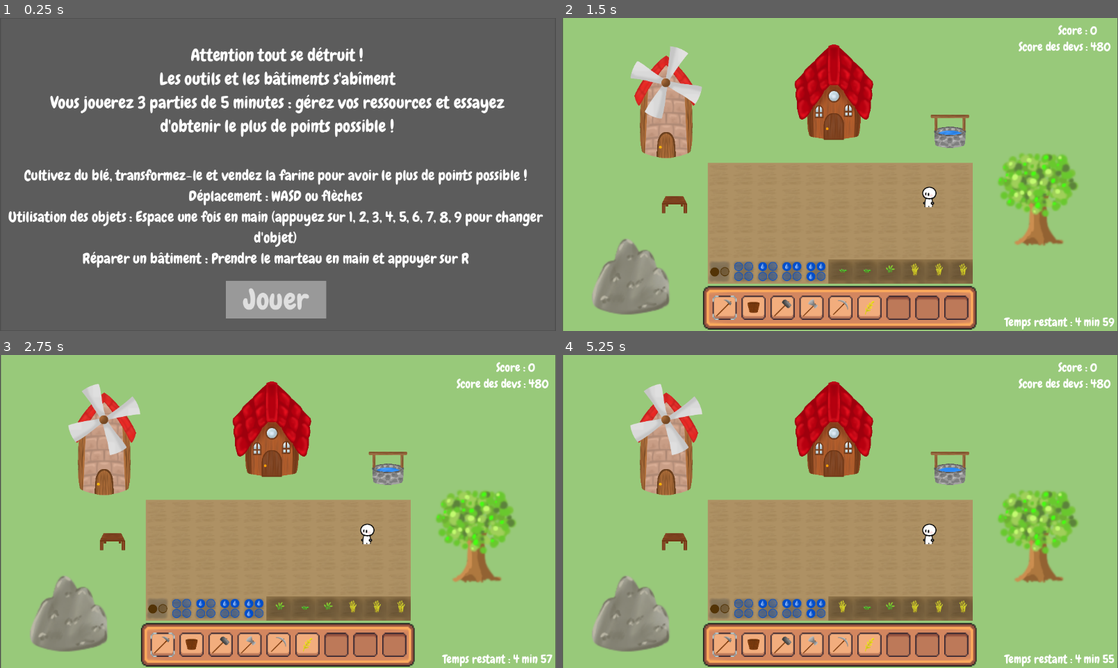
Above: before the commit, frames 1-4 (two rows, left to right).
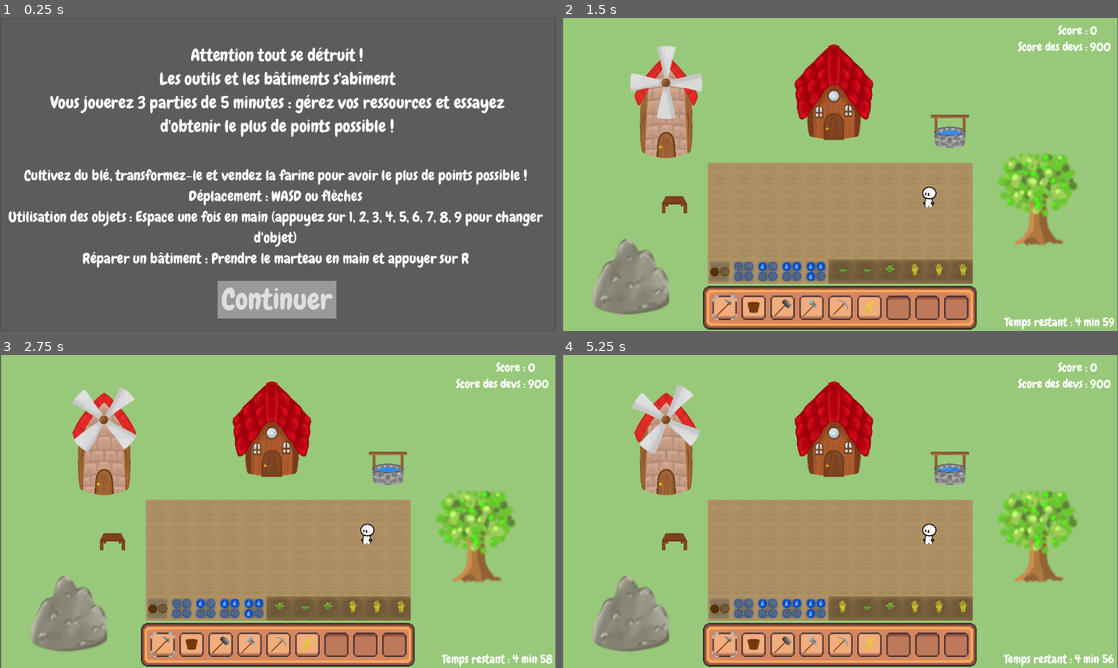
Above: after the commit, the same moments.

Repository: LaClimSx/Back-to-the-roots
Game: Godot game, scene res://Scenes/main_menu.tscn
Two runs of this game, one before a commit and one after it. Both use one fixed random seed, a clock stepped at 60 frames per second and the inputs below.
Inputs (mouse positions are in pixels of both pictures, inside the frame that each line leads up to):
- Up to frame 1 (0.25 s): no input
- Up to frame 2 (1.5 s): click "Jouer" (after the commit: "Continuer") at 0.5 s; click (845, 174) at 1.25 s, where only the run after the commit has a clickable "Commencer"
- Up to frame 3 (2.75 s): click (161, 646) at 2 s
- Up to frame 4 (5.25 s): click (751, 646) at 2.75 s; click (784, 646) at 3.5 s; click (812, 646) at 4.25 s; click (840, 646) at 5 s

The runs differ from the first frame. In frame 1, 1.0% of the frame differs, in the area x 39-61%, y 84-96%; in frame 2, 1.4%; in frame 3, 1.8%; in frame 4, 2.1%, in the area x 12-100%, y 7-100%.

Commit message:
feat: tuto interactions

Diff:
--- a/Scenes/main_menu.tscn
+++ b/Scenes/main_menu.tscn
@@ -1,7 +1,9 @@
-[gd_scene load_steps=5 format=3 uid="uid://dmuk5j1vwpoqf"]
+[gd_scene load_steps=7 format=3 uid="uid://dmuk5j1vwpoqf"]
 
 [ext_resource type="Script" path="res://Scripts/main_menu.gd" id="1_6tgr3"]
 [ext_resource type="FontFile" uid="uid://ccu6jholutsm4" path="res://Assets/Fonts/Chewy-Regular.ttf" id="2_lhsny"]
+[ext_resource type="Texture2D" uid="uid://ci8djy5v8ei03" path="res://Assets/Cyrielle/interactions_tuto.png" id="3_34ldb"]
+[ext_resource type="Theme" uid="uid://c4vl7jpvynye1" path="res://Assets/theme.tres" id="4_tv4ip"]
 
 [sub_resource type="StyleBoxFlat" id="StyleBoxFlat_wflug"]
 bg_color = Color(0.362829, 0.362829, 0.362829, 1)
@@ -32,14 +34,15 @@
 anchor_top = 0.5
 anchor_right = 0.496
 anchor_bottom = 0.5
-offset_left = -103.408
+offset_left = -120.408
 offset_top = 220.0
-offset_right = 104.592
+offset_right = 125.592
 offset_bottom = 298.0
 theme_override_fonts/font = ExtResource("2_lhsny")
 theme_override_font_sizes/font_size = 60
 theme_override_styles/normal = SubResource("StyleBoxFlat_vkqvp")
-text = "Jouer"
+text = "Continuer
+"
 
 [node name="text" type="Label" parent="Panel"]
 layout_mode = 0
@@ -71,4 +74,29 @@
 vertical_alignment = 1
 autowrap_mode = 3
 
+[node name="Interactions" type="Sprite2D" parent="Panel"]
+visible = false
+position = Vector2(638, 323)
+scale = Vector2(1, 0.9)
+texture = ExtResource("3_34ldb")
+
+[node name="Start" type="Button" parent="Panel"]
+visible = false
+layout_mode = 1
+anchors_preset = -1
+anchor_left = 0.5
+anchor_top = 0.5
+anchor_right = 0.5
+anchor_bottom = 0.5
+offset_left = -108.0
+offset_top = -47.0
+offset_right = 135.0
+offset_bottom = 48.0
+grow_horizontal = 2
+grow_vertical = 2
+theme = ExtResource("4_tv4ip")
+theme_override_font_sizes/font_size = 40
+text = "Commencer"
+
 [connection signal="pressed" from="Panel/Button" to="." method="_on_button_pressed"]
+[connection signal="pressed" from="Panel/Start" to="." method="_on_start_pressed"]
--- a/Scripts/canvas_layer.gd
+++ b/Scripts/canvas_layer.gd
@@ -3,7 +3,7 @@
 @onready var inventory = $Inventory
 
 func _ready() -> void:
-	$ScoreObjective.text = "Score des devs : " + str(Global.DEV_SCORE)
+	$ScoreObjective.text = "Score des devs : " + str(Global.dev_score)
 
 func _input(event):
 	if event.is_action_pressed("toggle_inventory"):
--- a/Scripts/main_menu.gd
+++ b/Scripts/main_menu.gd
@@ -12,9 +12,11 @@
 
 # Called when the node enters the scene tree for the first time.
 func _ready() -> void:
+	$Panel/Interactions.visible = false
+	$Panel/Start.visible = false
 	if Global.game_number == 0:
 		$Panel/controls.visible = true
-		$Panel/Button.text = "Jouer"
+		$Panel/Button.text = "Continuer"
 		match Global.game_variation :
 			1 :
 				$Panel/text.text = variante1
@@ -34,7 +36,13 @@
 	pass
 
 func _on_button_pressed() -> void:
+	if Global.game_number == 0:
+		$Panel/Interactions.visible = true
+		$Panel/Start.visible = true
+	else:
+		_on_start_pressed()
+
+
+func _on_start_pressed():
 	get_tree().change_scene_to_file("res://Scenes/world.tscn")
 	Global.timer.start()
-	print("Timer is stopped ? " + str(Global.timer.is_stopped()))
-	print("time left : ", Global.timer.time_left)
--- a/global.gd
+++ b/global.gd
@@ -6,7 +6,7 @@
 var inventory_gui
 
 @export var score : int = 0
-const DEV_SCORE : int = 480
+var dev_score : int = 480
 var scores : Array[int] = []
 
 var world_size: Vector2i
@@ -25,12 +25,15 @@
 		1:
 			reparability = true
 			efficiency_decline = true
+			dev_score = 800
 		2:
 			reparability = true
 			efficiency_decline = false
+			dev_score = 900
 		3:
 			reparability = false
 			efficiency_decline = false
+			dev_score = 900
 
 	timer = Timer.new()
 	add_child(timer)
Binary file added: Assets/Cyrielle/interactions_tuto.png
Not shown, added: Assets/Cyrielle/interactions_tuto.png.import
